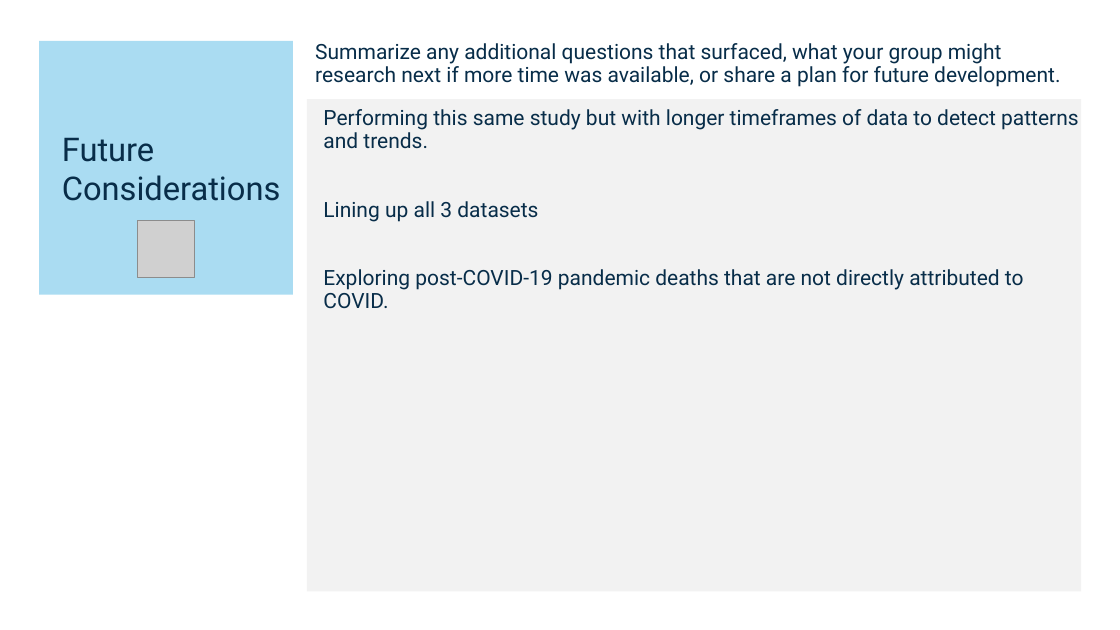
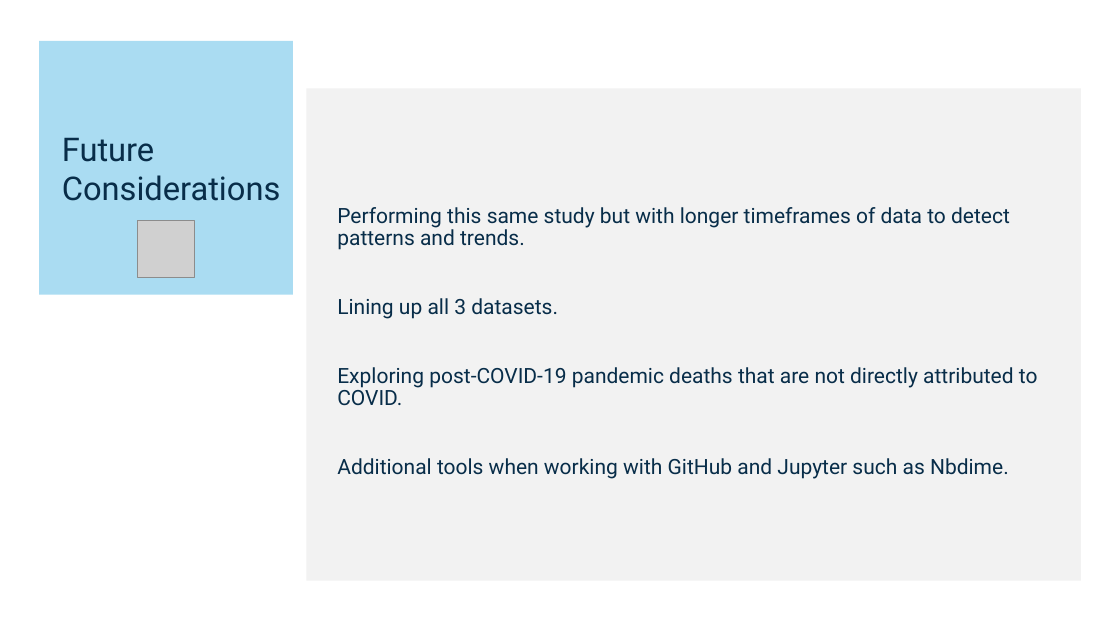
Before and after one commit to Birdfeathers/Project1--Healthcare_Devices, a slide deck: slide 15 of AI_Bootcamp_Project_1_Template - DRAFT FOR REVIEW 10.21.24.pptx (slide 13 before the commit). Drawn at 1120x630 pixels with LibreOffice and Linux fonts; fonts in the diff are those of the drawing; grey boxes stand for pictures. Boxes give left, top, right and bottom in pixels: in the first picture for what was removed or moved away, otherwise in the second. Text is boxed around its words. In the diff, an @@ line names an element or a change of style, - is before the commit and + after.

Commit message:
updated group presentation slides

```diff
--- a/AI_Bootcamp_Project_1_Template - DRAFT FOR REVIEW 10.21.24.pptx
+++ b/AI_Bootcamp_Project_1_Template - DRAFT FOR REVIEW 10.21.24.pptx
@@ text removed at (315, 43, 1060, 87) @@
-Summarize any additional questions that surfaced, what your group might research next if more time was available, or share a plan for future development.
@@ rectangle: place and size @@
-rectangle at (307, 99, 1081, 592)
+rectangle at (307, 88, 1081, 581)
@@ text "Performing this same study but ...": place and size @@
-text "Performing this same study but ..." at (323, 109, 1079, 309)
+text "Performing this same study but ..." at (337, 207, 1038, 479)
@@ text at (337, 298, 558, 319): text changed @@
-Lining up all 3 datasets
+Lining up all 3 datasets.
@@ text at (337, 458, 1009, 479): paragraph added @@
+Additional tools when working with GitHub and Jupyter such as Nbdime.
```
Also in this commit, not shown: 9 other slides changed, 2 slides added.
